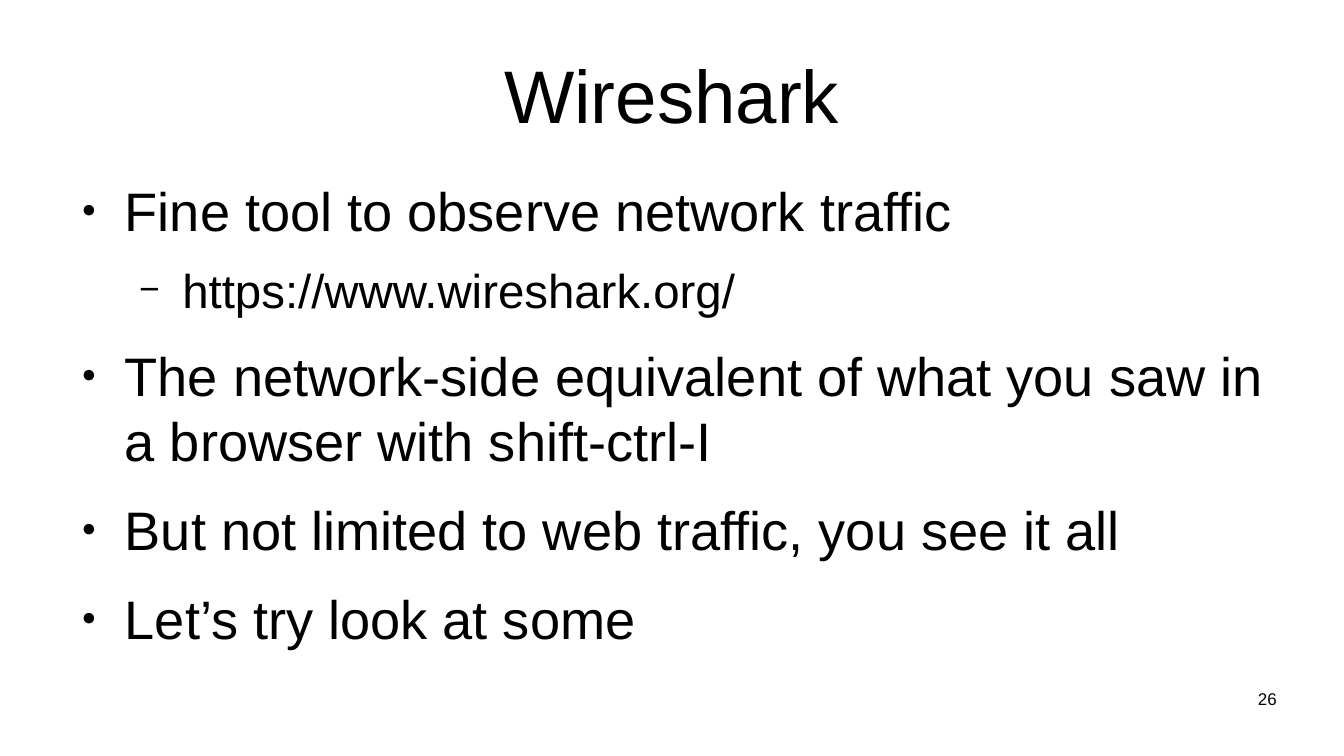
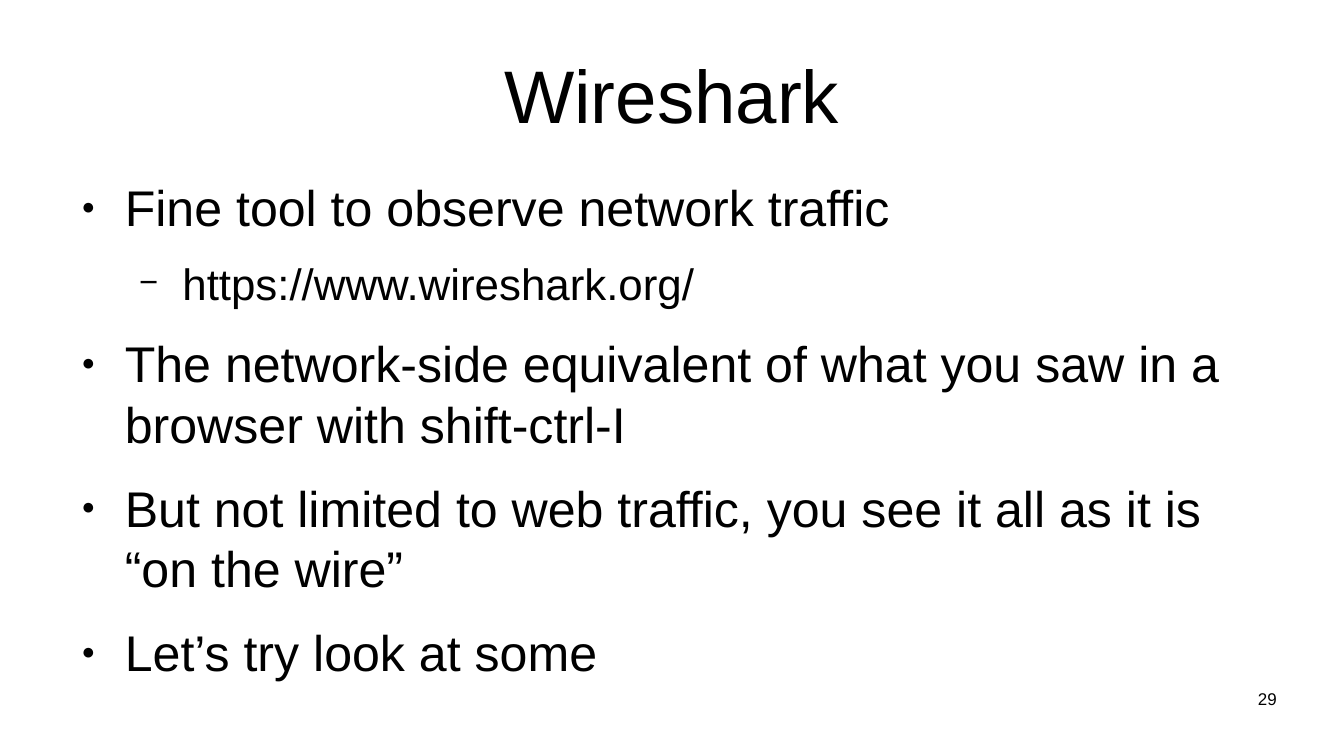
Before and after one commit to sftcd/witidtm, a slide deck: slide 29 of lectures/2022-2023/labs.odp (slide 26 before the commit). Drawn at 1344x756 pixels with LibreOffice and Linux fonts; fonts in the diff are those of the drawing. Boxes give left, top, right and bottom in pixels: in the first picture for what was removed or moved away, otherwise in the second. Text is boxed around its words. In the diff, an @@ line names an element or a change of style, - is before the commit and + after.

```diff
--- a/lectures/2022-2023/labs.odp
+++ b/lectures/2022-2023/labs.odp
@@ text at <box>125,189,1219,681</box>: size 32 to 29.6 pt in "Fine tool to observe network traffic", "The network-side equivalent of what you saw ...", "Let’s try look at some"; size 28 to 25.9 pt in "https://www.wireshark.org/" @@
@@ text at <box>125,490,1201,588</box>: text changed; size 32 to 29.6 pt @@
-● But not limited to web traffic, you see it all
+● But not limited to web traffic, you see it all as it is “on the wire”
@@ page number at <box>1258,693,1277,705</box>: text changed @@
-26
+29
```
Also in this commit, not shown: 9 other slides changed, 8 slides added, 5 slides removed, 1 other file.
